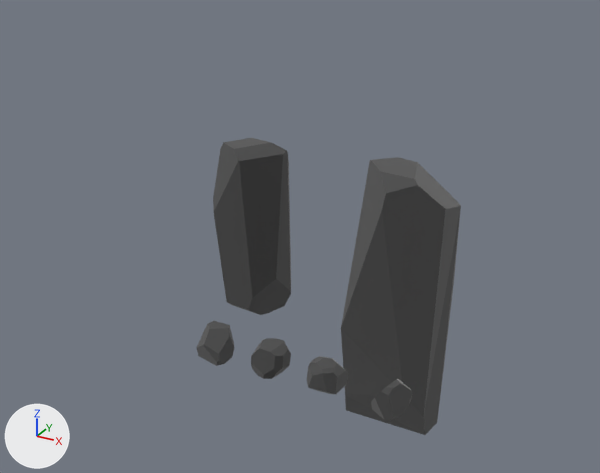
An edit to the Blender file Rock.blend, drawn before and after from the same camera.
One viewpoint serves both versions: a camera (50 mm lens) standing at (19.2, -38.1, 27.9) and looking at (-5.5, 6.8, 5.5). The lights are fixed; the arrows at lower left show +X, +Y and +Z.

The older version as bpy lines, for what is in view:
```python
ob_cube = bpy.data.objects.new('Cube', me_cube_002)
ob_cube.location = (0.0, 0.0, 0.0)
ob_cube_001 = bpy.data.objects.new('Cube.001', me_cube_003)
ob_cube_001.location = (-3.89, 0.0, 0.0)
ob_cube_002 = bpy.data.objects.new('Cube.002', me_cube_004)
ob_cube_002.location = (-8.08, 0.0, 0.0)
ob_cube_003 = bpy.data.objects.new('Cube.003', me_cube_005)
ob_cube_003.location = (4.25, 0.0, 0.0)
ob_cube_004 = bpy.data.objects.new('Cube.004', me_cube_006)
ob_cube_004.location = (0.0, 11.77, 0.0)
ob_cube_004.scale = (3.19, 3.19, 9.61)
ob_cube_005 = bpy.data.objects.new('Cube.005', me_cube_007)
ob_cube_005.location = (-15.62, 16.87, 0.0)
ob_cube_005.scale = (2.56, 2.56, 7.64)
```
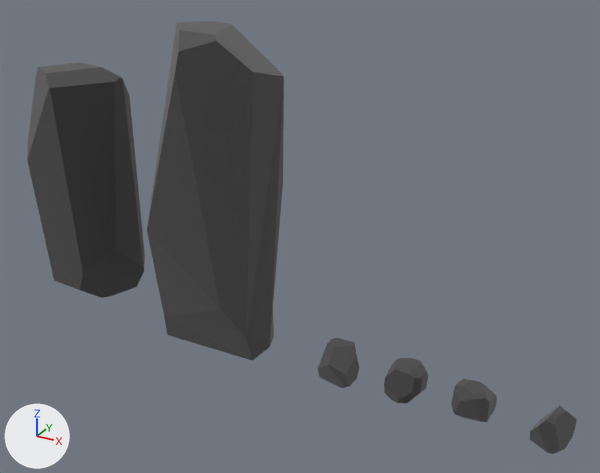
Pixel boxes (x1, y1, x2, y2) of what changed, in the pictures (600 x 473 px):
'Cube.004', moved
    before: (341, 157, 461, 435)
    after: (147, 21, 284, 361)
'Cube.005', moved
    before: (213, 138, 291, 315)
    after: (27, 62, 145, 298)
'Cube.002', moved
    before: (196, 321, 234, 366)
    after: (318, 338, 359, 388)
'Cube.001', moved
    before: (251, 338, 291, 379)
    after: (384, 358, 428, 403)
'Cube', moved
    before: (307, 356, 348, 394)
    after: (451, 379, 497, 422)
'Cube.003', moved
    before: (371, 379, 412, 421)
    after: (530, 405, 577, 454)

Diff of the bpy script that builds the scene:
```diff
--- a/Rock.blend.py
+++ b/Rock.blend.py
@@ ob_cube @@
 ob_cube = bpy.data.objects.new('Cube', me_cube_002)
-ob_cube.location = (0.0, 0.0, 0.0)
+ob_cube.location = (9.29, -0.85, 1.82)
@@ ob_cube_001 @@
 ob_cube_001 = bpy.data.objects.new('Cube.001', me_cube_003)
-ob_cube_001.location = (-3.89, 0.0, 0.0)
+ob_cube_001.location = (5.4, -0.85, 1.82)
@@ ob_cube_002 @@
 ob_cube_002 = bpy.data.objects.new('Cube.002', me_cube_004)
-ob_cube_002.location = (-8.08, 0.0, 0.0)
+ob_cube_002.location = (1.21, -0.85, 1.82)
@@ ob_cube_003 @@
 ob_cube_003 = bpy.data.objects.new('Cube.003', me_cube_005)
-ob_cube_003.location = (4.25, 0.0, 0.0)
+ob_cube_003.location = (13.53, -0.85, 1.82)
@@ ob_cube_004 @@
 ob_cube_004 = bpy.data.objects.new('Cube.004', me_cube_006)
-ob_cube_004.location = (0.0, 11.77, 0.0)
+ob_cube_004.location = (-7.35, 0.33, 10.39)
 ob_cube_004.scale = (3.19, 3.19, 9.61)
@@ ob_cube_005 @@
 ob_cube_005 = bpy.data.objects.new('Cube.005', me_cube_007)
-ob_cube_005.location = (-15.62, 16.87, 0.0)
+ob_cube_005.location = (-17.37, -0.41, 9.26)
 ob_cube_005.scale = (2.56, 2.56, 7.64)
```
